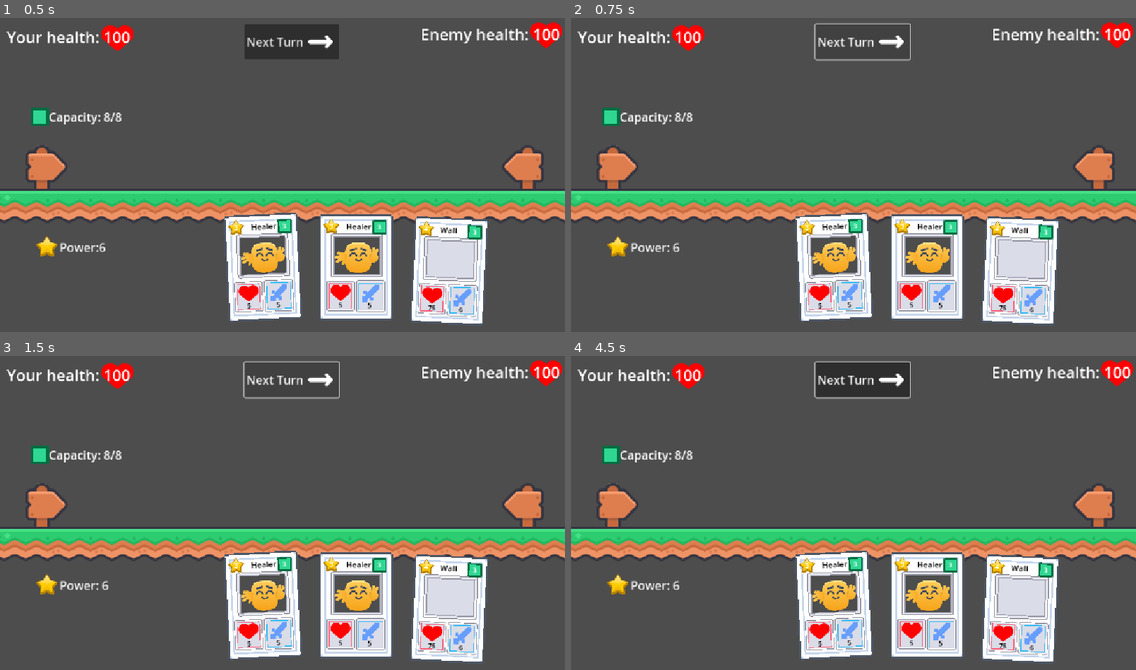
Above: before the commit, frames 1-4 (two rows, left to right).
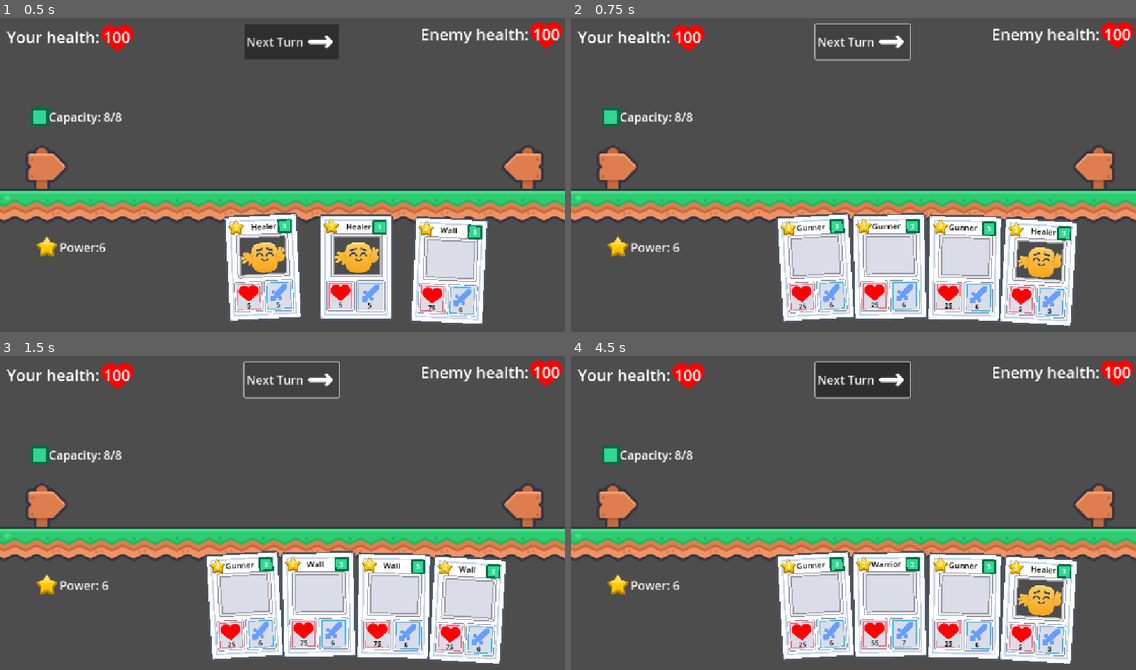
Above: after the commit, the same moments.

Repository: Emarald64/kenny-jam-2025
Game: Godot game, scene res://scenes/Field.tscn
Two runs of this game, one before a commit and one after it. Both use one fixed random seed, a clock stepped at 60 frames per second and the inputs below.
Inputs (mouse positions are in pixels of both pictures, inside the frame that each line leads up to):
- Up to frame 1 (0.5 s): no input
- Up to frame 2 (0.75 s): click "Next Turn" at 0.5 s
- Up to frame 3 (1.5 s): click "Next Turn" at 1.25 s
- Up to frame 4 (4.5 s): click "Next Turn" at 2 s; tap Enter at 2.75, 4.25 s; move the mouse to (977, 497) at 2.77 s; click (977, 497) at 2.85 s; tap Space at 3.5 s; move the mouse to (740, 528) at 3.52 s; click (740, 528) at 3.6 s; move the mouse to (910, 443) at 4.27 s; click (910, 443) at 4.35 s

Frame 1 is identical in both runs. In frame 2, 14% of the frame differs, in the area x 36-90%, y 62-99%; in frame 3, 14%; in frame 4, 14%.

Commit message:
added the rest of the chacter card and added card draw

Diff:
--- /dev/null
+++ b/scenes/Cards/Character cards/aracher_card.tscn
@@ -0,0 +1,26 @@
+[gd_scene load_steps=3 format=3 uid="uid://cwr52ijmmcfgb"]
+
+[ext_resource type="PackedScene" uid="uid://ceaeqqq4ke72a" path="res://scenes/Cards/Character cards/character_card.tscn" id="1_mjavt"]
+[ext_resource type="PackedScene" uid="uid://dcc8y5txo0nec" path="res://scenes/Characters/Archer.tscn" id="2_0r4vk"]
+
+[node name="Aracher Card" instance=ExtResource("1_mjavt")]
+capacity = 1
+spawnCharacter = ExtResource("2_0r4vk")
+
+[node name="Title" parent="." index="0"]
+text = "Archer"
+
+[node name="Health" parent="Health" index="1"]
+text = "10"
+
+[node name="Attack" parent="Attack" index="1"]
+text = "10"
+
+[node name="Cost" parent="." index="4"]
+scale = Vector2(0.491109, 0.491109)
+
+[node name="Label" parent="Cost" index="0"]
+text = "1"
+
+[node name="Label" parent="Capacity" index="0"]
+text = "1"
--- /dev/null
+++ b/scenes/Cards/Character cards/gunner_card.tscn
@@ -0,0 +1,23 @@
+[gd_scene load_steps=3 format=3 uid="uid://dcar6bhl7vytj"]
+
+[ext_resource type="PackedScene" uid="uid://ceaeqqq4ke72a" path="res://scenes/Cards/Character cards/character_card.tscn" id="1_mwcxl"]
+[ext_resource type="PackedScene" uid="uid://bjqun1bv7070e" path="res://scenes/Characters/Gunner.tscn" id="2_hjdaq"]
+
+[node name="Gunner Card" instance=ExtResource("1_mwcxl")]
+capacity = 4
+spawnCharacter = ExtResource("2_hjdaq")
+AffectText = "Attacks once per card
+played this turn"
+cost = 3
+
+[node name="Title" parent="." index="0"]
+text = "Gunner"
+
+[node name="Health" parent="Health" index="1"]
+text = "25"
+
+[node name="Attack" parent="Attack" index="1"]
+text = "6"
+
+[node name="Label" parent="Capacity" index="0"]
+text = "3"
--- a/scenes/Cards/Character cards/wall_card.tscn
+++ b/scenes/Cards/Character cards/wall_card.tscn
@@ -5,6 +5,7 @@
 
 [node name="Wall card" instance=ExtResource("1_3venl")]
 spawnCharacter = ExtResource("2_hx06k")
+AffectText = "takes 3 less damage from attacks"
 
 [node name="Title" parent="." index="0"]
 text = "Wall"
--- /dev/null
+++ b/scenes/Cards/Character cards/warrior_card.tscn
@@ -0,0 +1,24 @@
+[gd_scene load_steps=3 format=3 uid="uid://cpv8nghga2xld"]
+
+[ext_resource type="PackedScene" uid="uid://ceaeqqq4ke72a" path="res://scenes/Cards/Character cards/character_card.tscn" id="1_77oc2"]
+[ext_resource type="PackedScene" uid="uid://b4k5o0fqgqjcj" path="res://scenes/Characters/Warrior.tscn" id="2_dg3ig"]
+
+[node name="Warrior card" instance=ExtResource("1_77oc2")]
+capacity = 2
+spawnCharacter = ExtResource("2_dg3ig")
+cost = 2
+
+[node name="Title" parent="." index="0"]
+text = "Warrior"
+
+[node name="Health" parent="Health" index="1"]
+text = "55"
+
+[node name="Attack" parent="Attack" index="1"]
+text = "7"
+
+[node name="Label" parent="Cost" index="0"]
+text = "2"
+
+[node name="Label" parent="Capacity" index="0"]
+text = "2"
--- /dev/null
+++ b/scenes/Cards/heal_card.tscn
@@ -0,0 +1,30 @@
+[gd_scene load_steps=3 format=3 uid="uid://cspbawsfrtrgr"]
+
+[ext_resource type="PackedScene" uid="uid://bs3aw1vu5tdks" path="res://scenes/Cards/card.tscn" id="1_urg40"]
+[ext_resource type="Script" uid="uid://ca8kp1o2sgsaf" path="res://scripts/heal_card.gd" id="2_jojdt"]
+
+[node name="Heal Card" instance=ExtResource("1_urg40")]
+script = ExtResource("2_jojdt")
+cost = 1
+
+[node name="Title" parent="." index="0"]
+text = "Heal"
+
+[node name="Label" type="Label" parent="Panel" index="0"]
+texture_filter = 2
+layout_mode = 1
+anchors_preset = 15
+anchor_right = 1.0
+anchor_bottom = 1.0
+offset_left = 7.0
+offset_top = 8.0
+offset_right = -6.0
+offset_bottom = -6.0
+grow_horizontal = 2
+grow_vertical = 2
+theme_override_colors/font_color = Color(0, 0, 0, 1)
+text = "Heals your front card for 15"
+autowrap_mode = 2
+
+[node name="Label" parent="Cost" index="0"]
+text = "1"
--- /dev/null
+++ b/scenes/Cards/stab_card.tscn
@@ -0,0 +1,23 @@
+[gd_scene load_steps=2 format=3 uid="uid://b2qb5pju3rx8o"]
+
+[ext_resource type="PackedScene" uid="uid://bs3aw1vu5tdks" path="res://scenes/Cards/card.tscn" id="1_2nxwa"]
+
+[node name="Stab card" instance=ExtResource("1_2nxwa")]
+cost = 1
+
+[node name="Title" parent="." index="0"]
+text = "Stab"
+
+[node name="Label" type="Label" parent="Panel" index="0"]
+texture_filter = 2
+layout_mode = 0
+offset_left = 8.0
+offset_top = 8.0
+offset_right = 103.0
+offset_bottom = 82.0
+theme_override_colors/font_color = Color(0, 0, 0, 1)
+text = "Deal 7 damage to the enemy's front card"
+autowrap_mode = 2
+
+[node name="Label" parent="Cost" index="0"]
+text = "1"
--- a/scenes/Characters/Archer.tscn
+++ b/scenes/Characters/Archer.tscn
@@ -9,8 +9,12 @@
 [sub_resource type="CompressedTexture2D" id="CompressedTexture2D_11vuw"]
 
 [node name="Character" instance=ExtResource("1_qm8lu")]
+attack = 10
+health = 10
+capacity = 1
 
 [node name="Archer2" type="Node2D" parent="." index="0"]
+position = Vector2(1, -43)
 
 [node name="PinkBodyRhombus" type="Sprite2D" parent="Archer2" index="0"]
 texture = ExtResource("2_vtcc4")
@@ -33,3 +37,9 @@
 position = Vector2(14.5, -4.25)
 scale = Vector2(1.15, 1.025)
 texture = SubResource("CompressedTexture2D_11vuw")
+
+[node name="Label" parent="Heart" index="0"]
+text = "10"
+
+[node name="Label" parent="Sword" index="0"]
+text = "10"
--- a/scenes/Characters/Enemy.tscn
+++ b/scenes/Characters/Enemy.tscn
@@ -7,8 +7,12 @@
 [ext_resource type="Texture2D" uid="uid://uxq3kiygmedn" path="res://assets/Default/red_hand_open.png" id="5_qc20x"]
 
 [node name="Character" instance=ExtResource("1_jy8hp")]
+attack = 5
+health = 5
+capacity = 1
 
 [node name="Enemy2" type="Node2D" parent="." index="0"]
+position = Vector2(1, -46)
 
 [node name="RedBodyRhombus" type="Sprite2D" parent="Enemy2" index="0"]
 texture = ExtResource("2_boi7v")
--- a/scenes/Characters/Gunner.tscn
+++ b/scenes/Characters/Gunner.tscn
@@ -1,12 +1,16 @@
-[gd_scene load_steps=6 format=3 uid="uid://bjqun1bv7070e"]
+[gd_scene load_steps=7 format=3 uid="uid://bjqun1bv7070e"]
 
 [ext_resource type="PackedScene" uid="uid://r1kcga61rmtc" path="res://scenes/Characters/Character.tscn" id="1_e0wpt"]
 [ext_resource type="Texture2D" uid="uid://bkay2fthmtiwf" path="res://assets/Default/green_body_circle.png" id="2_6fcs6"]
+[ext_resource type="Script" uid="uid://w74a4kuvdbk" path="res://scripts/gunner.gd" id="2_jsud8"]
 [ext_resource type="Texture2D" uid="uid://bkj1ymxcw48uy" path="res://assets/Default/face_d.png" id="3_fvy2p"]
 [ext_resource type="Texture2D" uid="uid://bxpeoaguem1wc" path="res://assets/Default/green_hand_point.png" id="4_syvpj"]
 [ext_resource type="Texture2D" uid="uid://bib4fr6cirqfc" path="res://assets/Default/green_hand_thumb.png" id="5_8borx"]
 
 [node name="Character" instance=ExtResource("1_e0wpt")]
+script = ExtResource("2_jsud8")
+attack = 25
+health = 6
 
 [node name="Gunner2" type="Node2D" parent="." index="0"]
 position = Vector2(0, -42)
@@ -26,3 +30,9 @@
 position = Vector2(-49, -6)
 scale = Vector2(-0.919998, 1)
 texture = ExtResource("5_8borx")
+
+[node name="Label" parent="Heart" index="0"]
+text = "25"
+
+[node name="Label" parent="Sword" index="0"]
+text = "6"
--- a/scenes/Characters/Warrior.tscn
+++ b/scenes/Characters/Warrior.tscn
@@ -7,9 +7,12 @@
 [ext_resource type="Texture2D" uid="uid://cgjyord02a0bm" path="res://assets/Default/face_g.png" id="5_mdvi6"]
 
 [node name="Character" instance=ExtResource("1_g34l0")]
-position = Vector2(0, -42)
+attack = 7
+health = 55
+capacity = 2
 
 [node name="Warrior2" type="Node2D" parent="." index="0"]
+position = Vector2(3, -41)
 
 [node name="BlueHandClosed" type="Sprite2D" parent="Warrior2" index="0"]
 position = Vector2(51, 7)
@@ -27,3 +30,17 @@
 [node name="FaceG" type="Sprite2D" parent="Warrior2" index="3"]
 position = Vector2(0, -10)
 texture = ExtResource("5_mdvi6")
+
+[node name="Heart" parent="." index="1"]
+offset_top = -13.0
+offset_bottom = 51.0
+
+[node name="Label" parent="Heart" index="0"]
+text = "55"
+
+[node name="Sword" parent="." index="2"]
+offset_top = -13.0
+offset_bottom = 51.0
+
+[node name="Label" parent="Sword" index="0"]
+text = "7"
--- a/scripts/card.gd
+++ b/scripts/card.gd
@@ -15,6 +15,7 @@
 func play():
 	if Autoload.field.power>=cost:
 		Autoload.field.power-=cost
+		Autoload.field.cardsPlayed+=1
 		Autoload.field.updatePowerMeter()
 		print("Played "+$Title.text)
 		var card=preload("res://scenes/Cards/card.tscn").instantiate()
--- a/scripts/character.gd
+++ b/scripts/character.gd
@@ -59,3 +59,6 @@
 
 func updateHealthBar():
 	$Heart/Label.text=str(health)
+
+func updateEffects():
+	pass
--- a/scripts/character_card.gd
+++ b/scripts/character_card.gd
@@ -2,12 +2,7 @@
 
 @export var capacity:int
 @export var spawnCharacter:PackedScene
-#@export var my_cost:int=2
-#@export_multiline var my_affect_text:String=""
-# Called when the node enters the scene tree for the first time.
-#func _ready() -> void:
-	#cost=my_cost
-	#AffectText=my_affect_text
+
 func play():
 	if capacity<=Autoload.field.remainingCapacity and Autoload.field.power>=cost:
 		Autoload.field.power-=cost
@@ -15,4 +10,5 @@
 		Autoload.field.remainingCapacity-=capacity
 		Autoload.field.updateCapacityMeter()
 		Autoload.field.addPlayerChar(spawnCharacter.instantiate())
-		get_parent().removeCard(self)
+		Autoload.field.cardsPlayed+=1
+		queue_free()
--- a/scripts/field.gd
+++ b/scripts/field.gd
@@ -8,6 +8,8 @@
 var remainingCapacity=8
 var maxCapacity=8
 var power=6
+var cardsPlayed=0
+var cardDraw=4
 
 
 
@@ -34,6 +36,7 @@
 		enemyChars[i].position.y=351
 
 func turn():
+	$hand.clearCards()
 	for char in enemyChars:
 		char.preTurn(playerChars,enemyChars)
 	for char in playerChars:
@@ -64,8 +67,11 @@
 		if char.postTurn(playerChars,enemyChars):
 			remainingCapacity+=char.capacity
 	power=6
+	cardsPlayed=0
 	updateCapacityMeter()
 	updatePowerMeter()
+	for i in range(cardDraw):
+		$hand.addRandomCard()
 
 func updateCapacityMeter():
 	$capacity.text="Capacity: "+str(remainingCapacity)+"/"+str(maxCapacity)
--- /dev/null
+++ b/scripts/gunner.gd
@@ -0,0 +1,6 @@
+extends Character
+
+
+# Called when the node enters the scene tree for the first time.
+func getNumAttacks():
+	return Autoload.cardsPlayed
--- a/scripts/hand.gd
+++ b/scripts/hand.gd
@@ -1,6 +1,7 @@
 extends Node2D
 
 var cards:Array=[]
+const posibleCards=["res://scenes/Cards/Character cards/gunner_card.tscn","res://scenes/Cards/Character cards/healer_card.tscn","res://scenes/Cards/Character cards/wall_card.tscn","res://scenes/Cards/Character cards/warrior_card.tscn"]
 
 # Called when the node enters the scene tree for the first time.
 func _ready() -> void:
@@ -29,10 +30,18 @@
 		add_child(card)
 	spreadCards()
 
+func addRandomCard():
+	addCard(load(posibleCards.pick_random()).instantiate())
+
 func removeCard(card:Card):
 	cards.erase(card)
-	remove_child(card)
+	card.queue_free()
 	spreadCards()
+
+func clearCards():
+	for card in cards:
+		card.queue_free()
+	cards.clear()
 
 func removeCardById(id:int):
 	remove_child(cards[id])
--- /dev/null
+++ b/scripts/heal_card.gd
@@ -0,0 +1,14 @@
+extends Card
+
+
+# Called when the node enters the scene tree for the first time.
+func play():
+	if Autoload.field.power>=cost:
+		Autoload.field.power-=cost
+		Autoload.field.updatePowerMeter()
+
+		#card logic
+		Autoload.field.playerChars[0].heal(15)
+
+		Autoload.field.cardsPlayed+=1
+		queue_free()
--- a/scripts/wall.gd
+++ b/scripts/wall.gd
@@ -1,5 +1,4 @@
 extends Character
 
-func postTurn(playerChars,enemyChars):
-	modifiers[regen]+=3
-	return super.postTurn(playerChars,enemyChars)
+func hurt(damage):
+	super.hurt(max(damage-3,0))
Not shown, added: scripts/gunner.gd.uid
Not shown, added: scripts/heal_card.gd.uid
